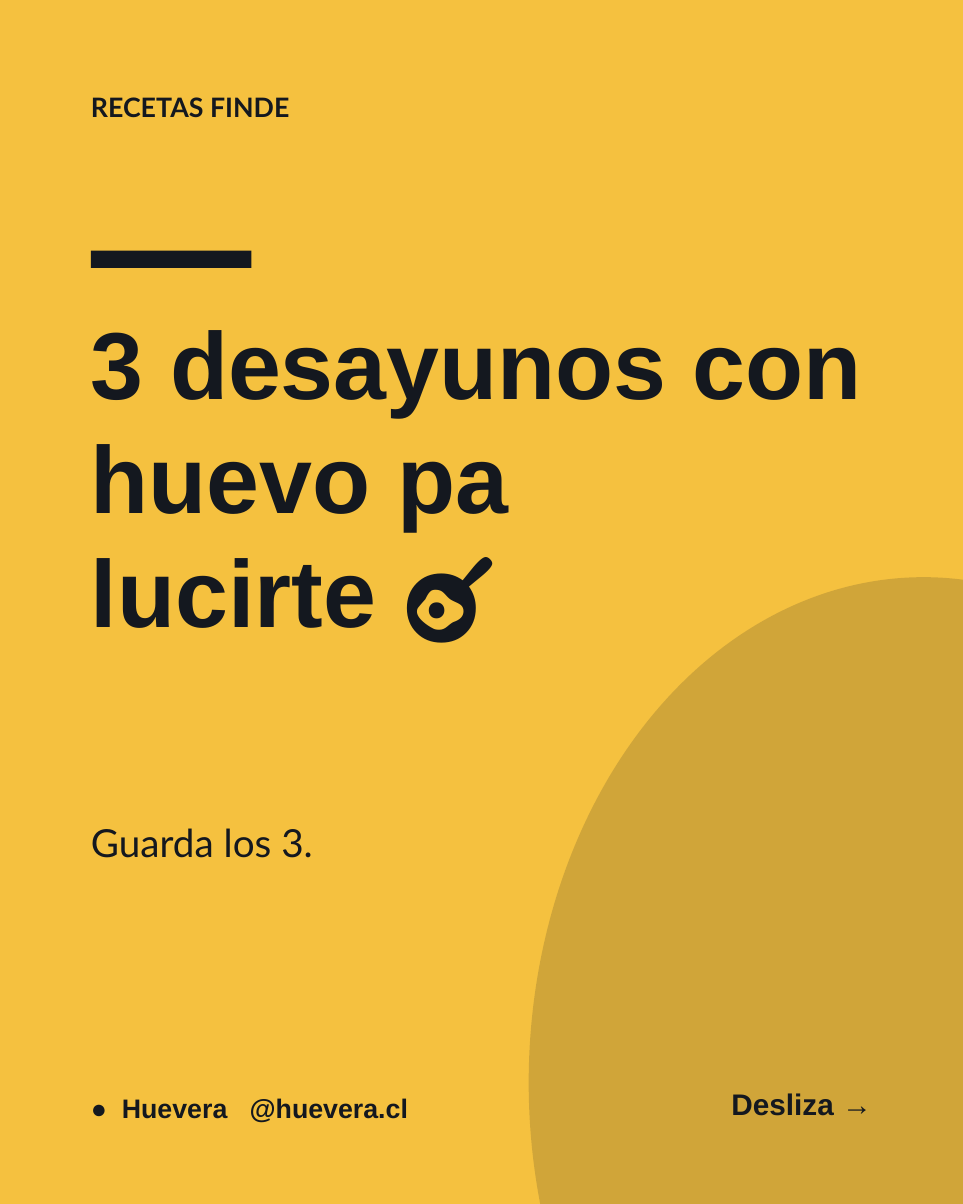
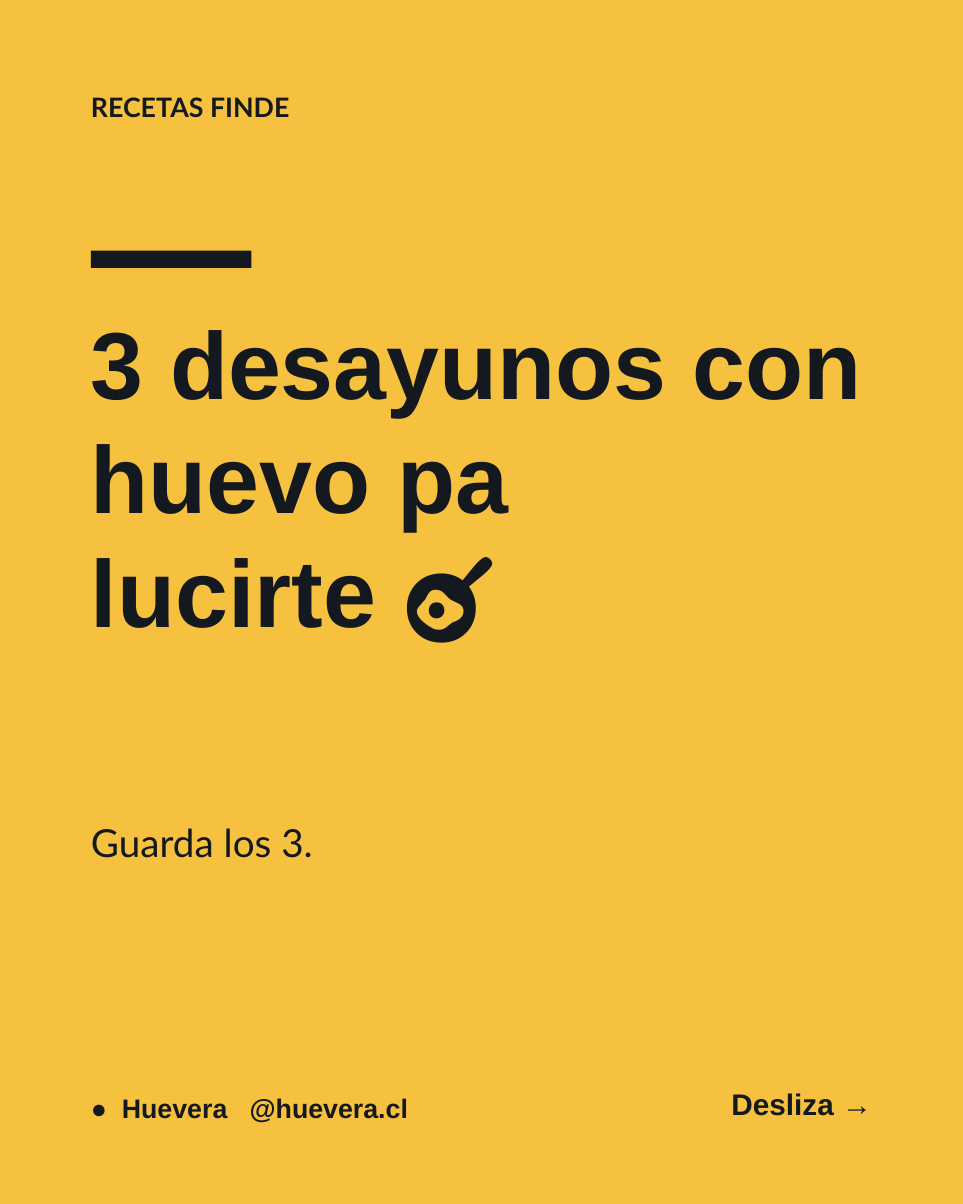
Before and after one commit to Notaly2026/huevera-canva, a slide deck: slide 1 of Dia-6/Carrusel 3 Desayunos - IG 1080x1350.pptx. Drawn at 963x1204 pixels with LibreOffice and Linux fonts; fonts in the diff are those of the drawing. Boxes give left, top, right and bottom in pixels: in the first picture for what was removed or moved away, otherwise in the second. Text is boxed around its words. In the diff, an @@ line names an element or a change of style, - is before the commit and + after.

```diff
--- a/Dia-6/Carrusel 3 Desayunos - IG 1080x1350.pptx
+++ b/Dia-6/Carrusel 3 Desayunos - IG 1080x1350.pptx
@@ ellipse removed at bbox=[529, 577, 963, 1204] @@
```
Also in this commit, not shown: 1 other slide changed, 16 other files.
